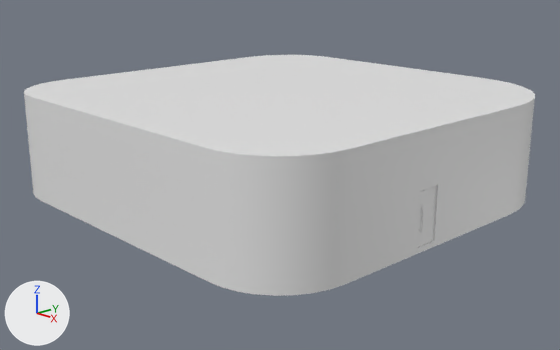
An edit to the Blender file BDYD_assets/blend/Room103-1.blend, drawn before and after from the same camera.
Both versions are drawn from a camera (50 mm lens) standing at (23.7, -22.6, 10.0) and looking at (0.2, -0.5, 0.5). The lights are fixed; the arrows at lower left show +X, +Y and +Z.

Objects in the first picture: 'Room103'.
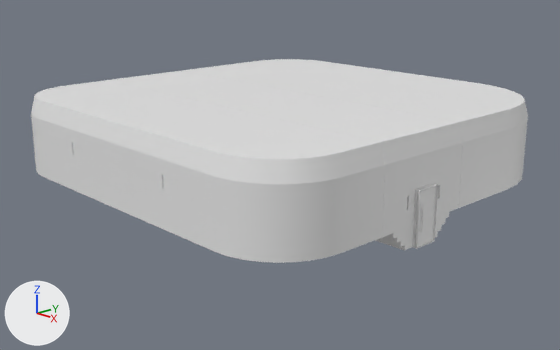
Pixel boxes [x1, y1, x2, y2] of what changed, in the pictures (560 x 350 px):
'Room103', reshaped (15% shorter)
    before: [24, 55, 535, 296]
    after: [31, 59, 528, 263]
part 1 of me_room103_002, deleted
    before: [24, 55, 535, 296]

Patch to the scene script:
```diff
--- a/BDYD_assets/blend/Room103-1.blend.py
+++ b/BDYD_assets/blend/Room103-1.blend.py
@@ me_room103_002 @@
 # used by ob_room103; location = (0.0, 0.0, 0.0)
-me_room103_002.from_pydata(...)  # 2499 vertices, 1520 faces; spans x -8.7..8.7, y -8.7..8.7, z -0.2..4.2
+me_room103_002.from_pydata(...)  # 2427 vertices, 1481 faces; spans x -8.5..8.7, y -8.5..8.5, z 0.0..4.0
+# me_room103_002 part 1
+# 72 vertices are removed from x -8.7..8.7, y -8.7..8.7, z -0.2..4.2
+# 39 faces are deleted
```
